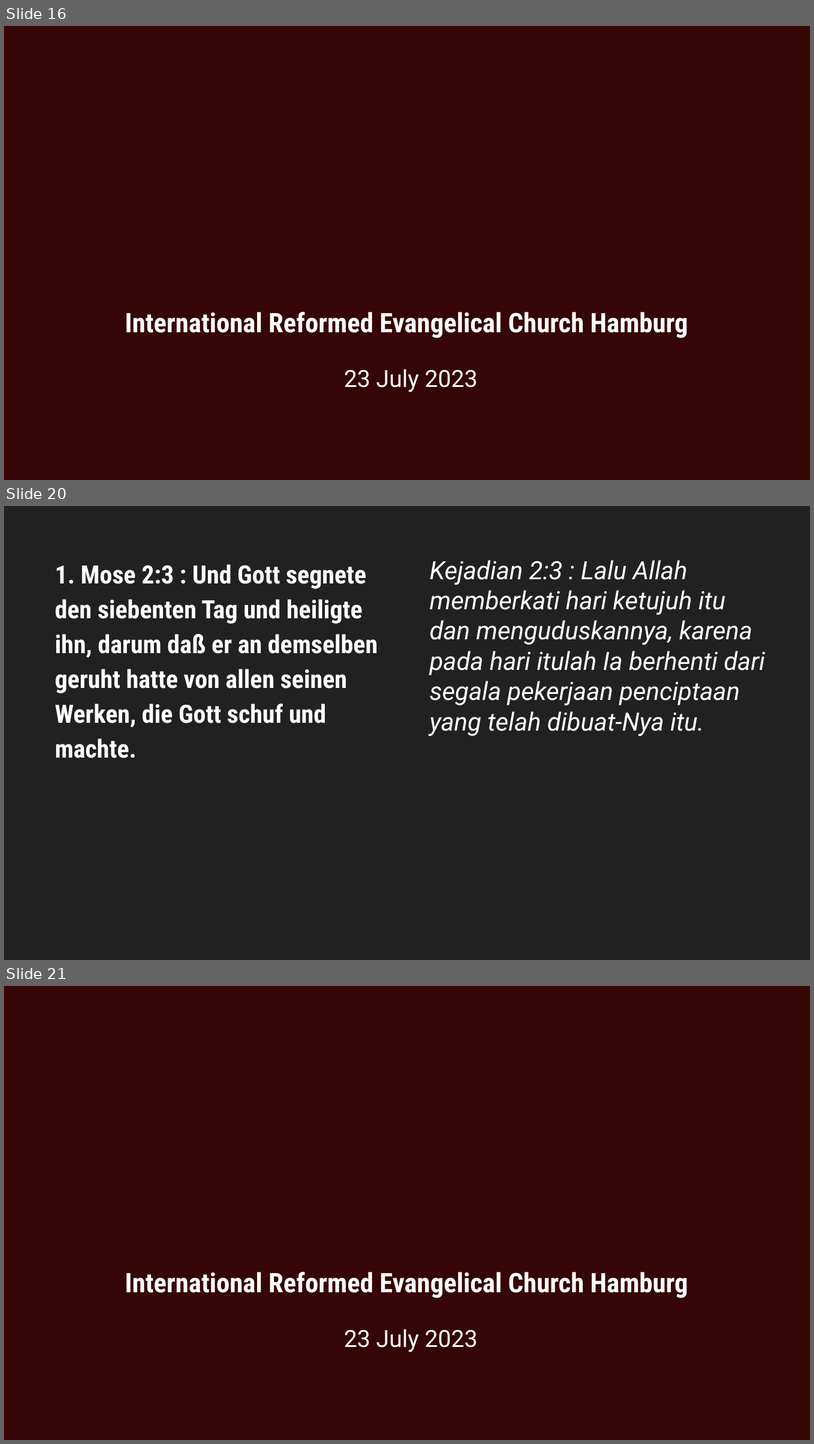
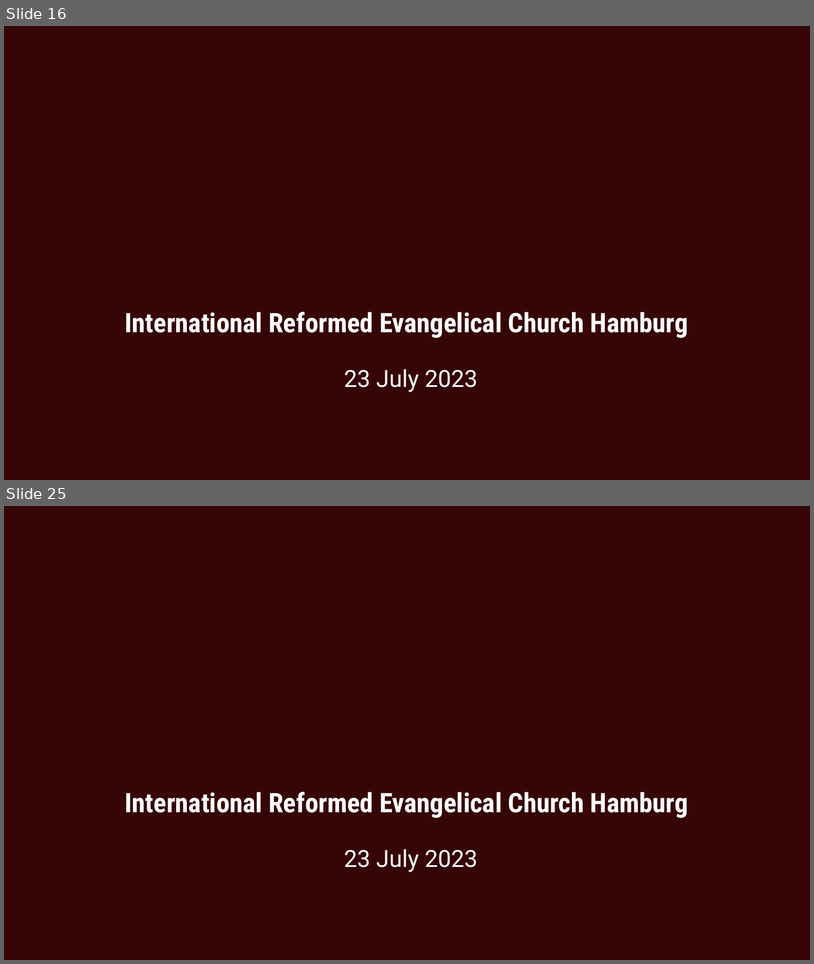
Before and after one commit to stepkurniawan/grii_hamburg_slidemaker, a slide deck: 20230723.pptx. Shown one above the other, each under a label of ours: slides 16, 20 and 21 before the commit, slides 16 and 25 after it; the slides between them are not shown. The pictures are 814x1444 and 814x964 pixels, drawn with LibreOffice and Linux fonts; fonts in the diff are those of the drawing; background and template pictures are left out. Boxes give left, top, right and bottom in pixels: in the first picture for what was removed or moved away, otherwise in the second. Text is boxed around its words. In the diff, an @@ line names an element or a change of style, - is before the commit and + after.

```diff
--- a/20230723.pptx
+++ b/20230723.pptx
@@ slide 20 removed at bbox=[4, 506, 810, 960], background #212121 @@
@@ text removed at bbox=[55, 564, 378, 758] @@
-1. Mose 2:3 : Und Gott segnete den siebenten Tag und heiligte ihn, darum daß er an demselben geruht hatte von allen seinen Werken, die Gott schuf und machte.
@@ text removed at bbox=[430, 560, 765, 736] @@
-Kejadian 2:3 : Lalu Allah memberkati hari ketujuh itu dan menguduskannya, karena pada hari itulah Ia berhenti dari segala pekerjaan penciptaan yang telah dibuat-Nya itu.
@@ what was slide 21 is now slide 25 @@
```
Also in this commit, not shown: 1 slide changed, 8 slides added, 3 other slides removed, 5 other files.
